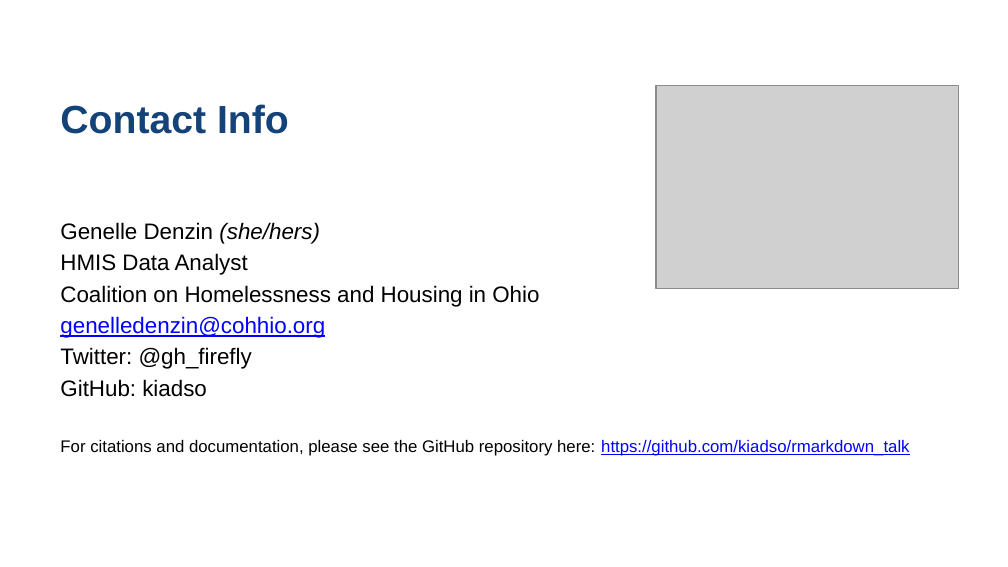
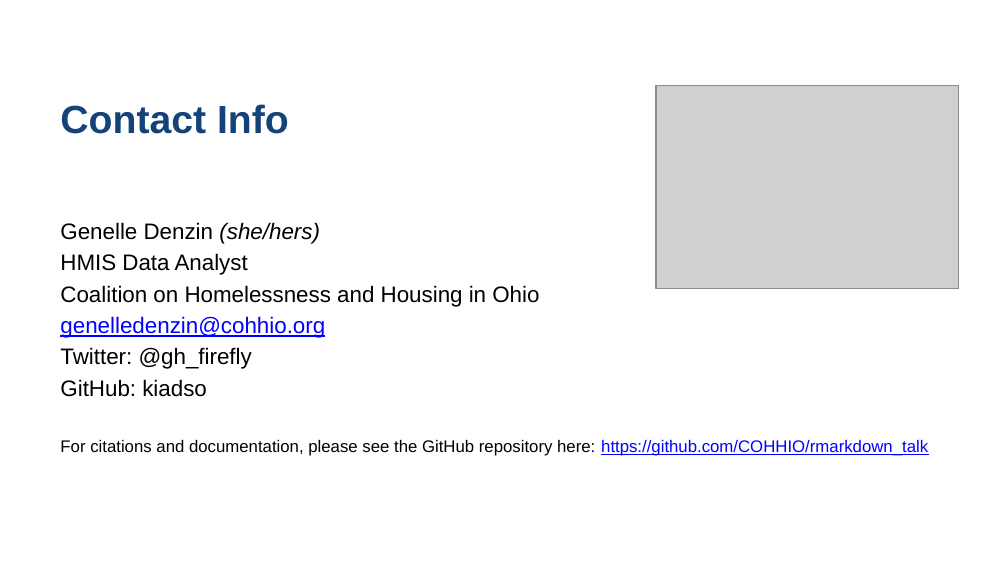
Before and after one commit to COHHIO/rmarkdown_talk, a slide deck: slide 23 of NHSDC RMarkdown.pptx. Drawn at 1008x567 pixels with LibreOffice and Linux fonts; fonts in the diff are those of the drawing; grey boxes stand for pictures; background and template pictures are left out. Boxes give left, top, right and bottom in pixels: in the first picture for what was removed or moved away, otherwise in the second. Text is boxed around its words. In the diff, an @@ line names an element or a change of style, - is before the commit and + after.

```diff
--- a/NHSDC RMarkdown.pptx
+++ b/NHSDC RMarkdown.pptx
@@ text at [60,440,928,456]: text changed @@
-For citations and documentation, please see the GitHub repository here: https://github.com/kiadso/rmarkdown_talk
+For citations and documentation, please see the GitHub repository here: https://github.com/COHHIO/rmarkdown_talk
```
Also in this commit, not shown: 1 other slide changed.
